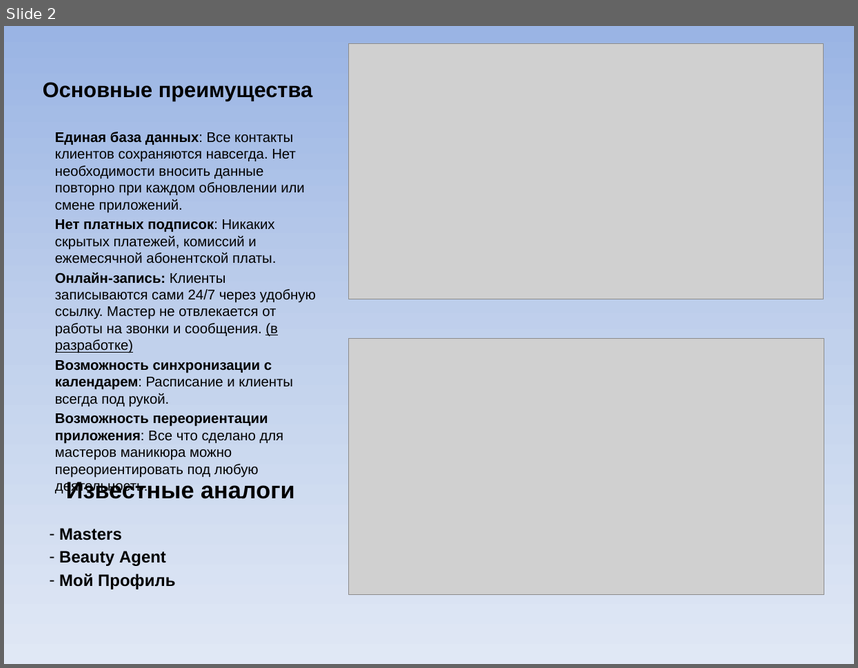
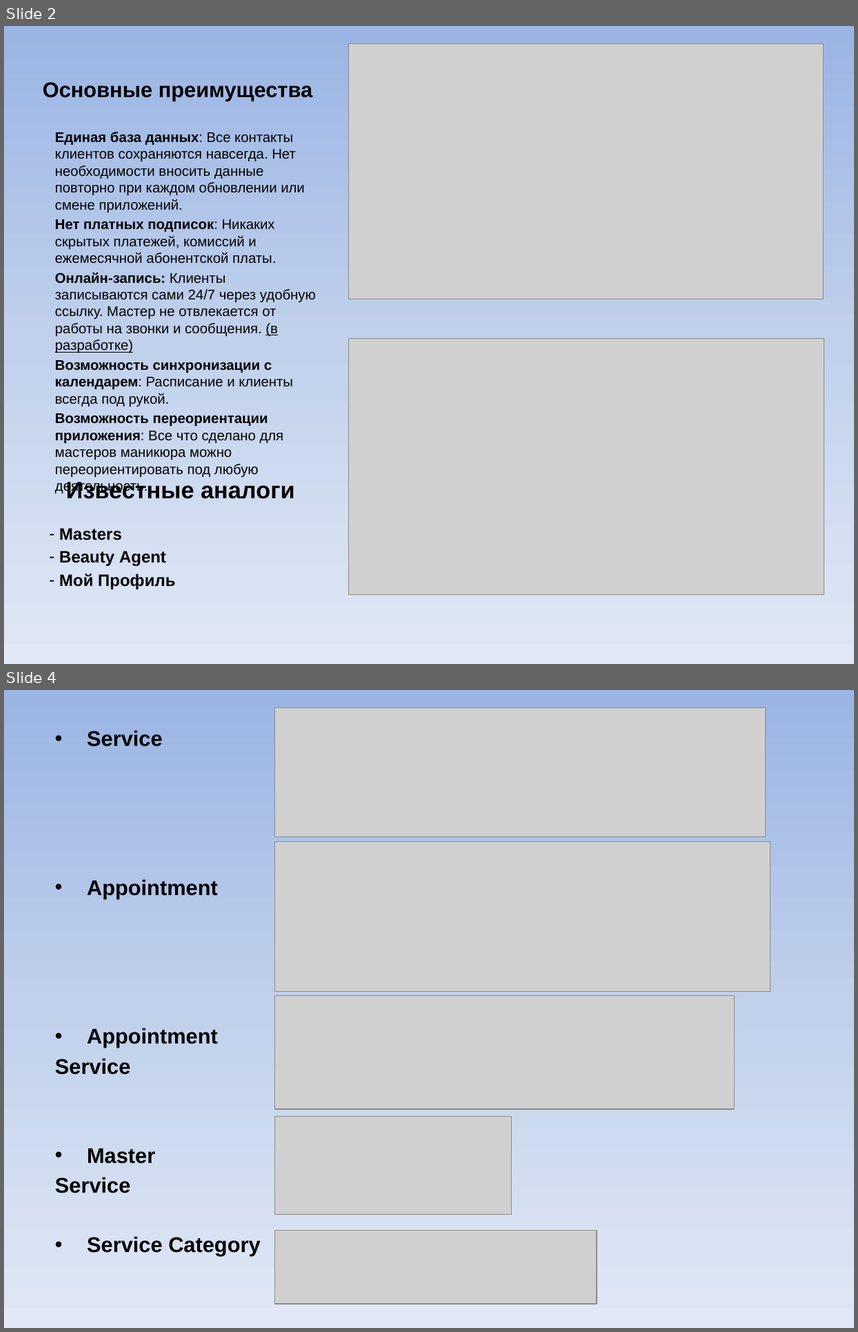
Before and after one commit to Vigitoreanec/ApiManicureStudio, a slide deck: Проект «Маникюрная студия».pptx. Shown one above the other, each under a label of ours: slide 2 before the commit, slides 2 and 4 after it; the slides between them are not shown. The pictures are 858x668 and 858x1332 pixels, drawn with LibreOffice and Linux fonts; fonts in the diff are those of the drawing; grey boxes stand for pictures. Boxes give left, top, right and bottom in pixels: in the first picture for what was removed or moved away, otherwise in the second. Text is boxed around its words. In the diff, an @@ line names an element or a change of style, - is before the commit and + after.

Commit message:
Create Client, Master, Service Controllers

```diff
--- a/Проект «Маникюрная студия».pptx
+++ b/Проект «Маникюрная студия».pptx
@@ slide 4 added at (4,690,854,1328), background gradient #9AB5E4 to #C2D1ED to #E1E8F5 @@
@@ picture added at (275,708,766,837) @@
@@ text added at (55,730,260,1256), 18 pt, text #000000, bold @@
+• Service
+• Appointment
+• Appointment
+Service
+• Master
+Service
+• Service Category
@@ picture added at (275,841,771,991) @@
@@ picture added at (275,995,734,1109) @@
@@ picture added at (275,1116,513,1214) @@
@@ picture added at (275,1230,597,1304) @@
```
Also in this commit, not shown: 1 slide changed, 1 other slide added, 34 other files.
